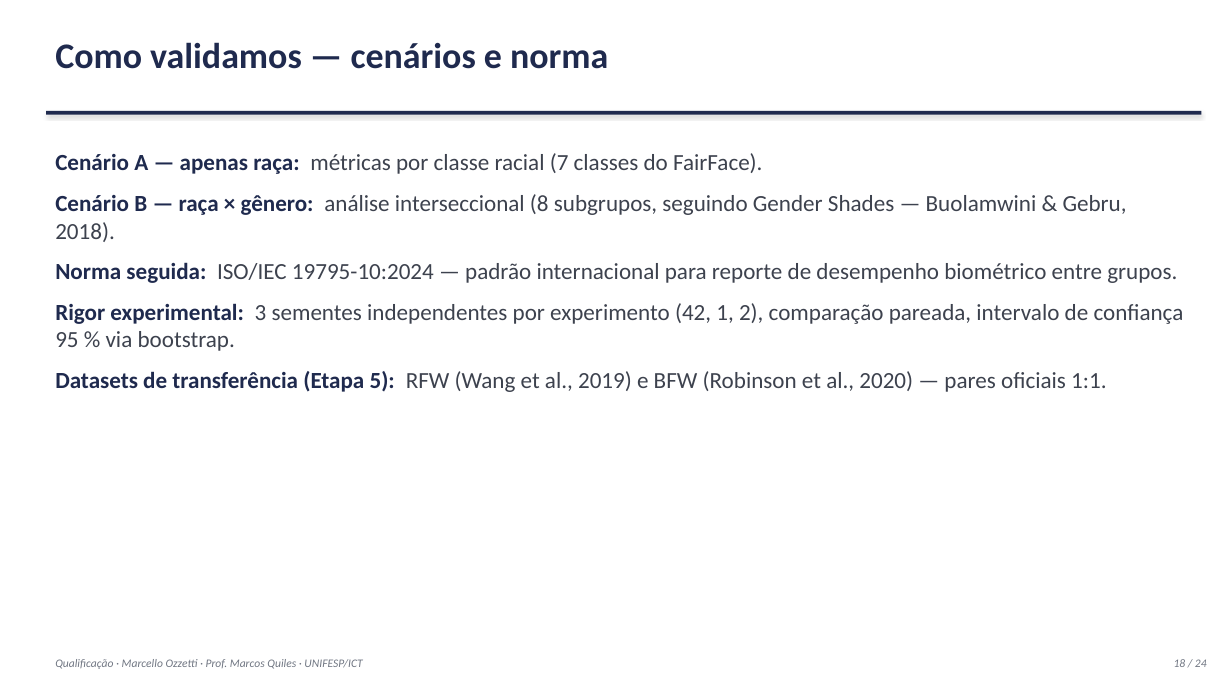
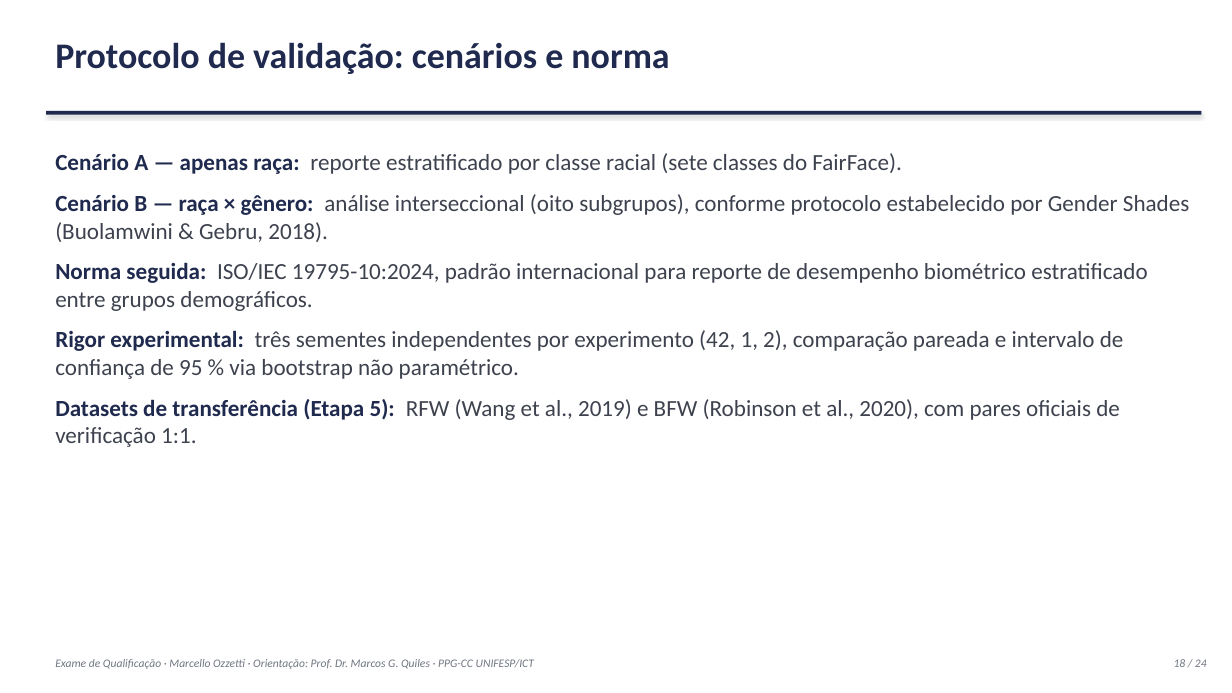
Before and after one commit to marcellozzetti/Facial-Recognition-Models-Mitigating-Bias, a slide deck: slide 18 of docs/ativo/material_qualificacao_2026-10-05.pptx. Drawn at 1232x693 pixels with LibreOffice and Linux fonts; fonts in the diff are those of the drawing. Boxes give left, top, right and bottom in pixels: in the first picture for what was removed or moved away, otherwise in the second. Text is boxed around its words. In the diff, an @@ line names an element or a change of style, - is before the commit and + after.

```diff
--- a/docs/ativo/material_qualificacao_2026-10-05.pptx
+++ b/docs/ativo/material_qualificacao_2026-10-05.pptx
@@ text at bbox=[55, 42, 669, 74]: text changed @@
-Como validamos — cenários e norma
+Protocolo de validação: cenários e norma
@@ text at bbox=[55, 153, 1189, 447]: text changed @@
-Cenário A — apenas raça: métricas por classe racial (7 classes do FairFace).
-Cenário B — raça × gênero: análise interseccional (8 subgrupos, seguindo Gender Shades — Buolamwini & Gebru, 2018).
-Norma seguida: ISO/IEC 19795-10:2024 — padrão internacional para reporte de desempenho biométrico entre grupos.
-Rigor experimental: 3 sementes independentes por experimento (42, 1, 2), comparação pareada, intervalo de confiança 95 % via bootstrap.
-Datasets de transferência (Etapa 5): RFW (Wang et al., 2019) e BFW (Robinson et al., 2020) — pares oficiais 1:1.
+Cenário A — apenas raça: reporte estratificado por classe racial (sete classes do FairFace).
+Cenário B — raça × gênero: análise interseccional (oito subgrupos), conforme protocolo estabelecido por Gender Shades (Buolamwini & Gebru, 2018).
+Norma seguida: ISO/IEC 19795-10:2024, padrão internacional para reporte de desempenho biométrico estratificado entre grupos demográficos.
+Rigor experimental: três sementes independentes por experimento (42, 1, 2), comparação pareada e intervalo de confiança de 95 % via bootstrap não paramétrico.
+Datasets de transferência (Etapa 5): RFW (Wang et al., 2019) e BFW (Robinson et al., 2020), com pares oficiais de verificação 1:1.
@@ text at bbox=[55, 659, 534, 669]: text changed @@
-Qualificação · Marcello Ozzetti · Prof. Marcos Quiles · UNIFESP/ICT
+Exame de Qualificação · Marcello Ozzetti · Orientação: Prof. Dr. Marcos G. Quiles · PPG-CC UNIFESP/ICT
```
Also in this commit, not shown: 21 other slides changed, 1 other file.
